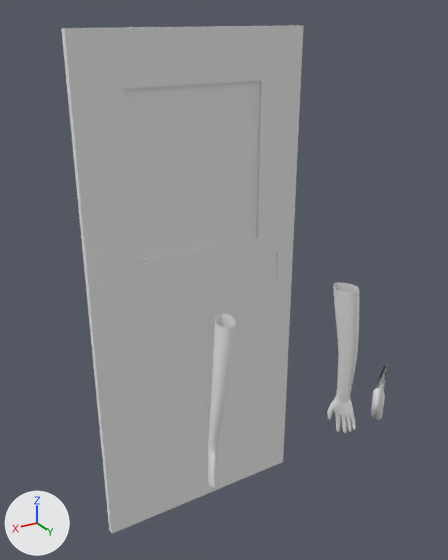
The Blender file Assets/Models/player.blend, before and after one commit.
The view is the same before and after, from a 50 mm lens placed at (1.08, 1.46, 2.04), pointed at (0.01, -0.31, 1.16). Every picture has the same lights, and +X, +Y and +Z are marked at lower left.

The older version as bpy lines, for what is in view:
```python
me_plane = bpy.data.meshes.new('Plane')
me_plane.from_pydata(...)  # 2778 vertices, 2754 faces; spans x -0.301..0.301, y 0.011..0.111, z 0.609..1.215
me_plane.polygons.foreach_set('use_smooth', [True] * 2754)
me_plane.materials.append(None)
me_plane_003 = bpy.data.meshes.new('Plane.003')
me_plane_003.from_pydata(...)  # 40 vertices, 32 faces; spans x -0.04..0.0, y 0.0..0.9, z 0.0..2.0
# faces by material slot: [12, 18, 2]
me_plane_003.materials.append(mat_door_wood)  # white #e7e7e7
me_plane_003.materials.append(mat_door_met)  # white #e7e7e7
me_plane_003.materials.append(mat_door_glass)  # white #e7e7e7
ob_plane = bpy.data.objects.new('Plane', me_plane)
ob_plane.location = (0.0, 0.0, 0.0)
ob_plane_004 = bpy.data.objects.new('Plane.004', me_plane_003)
ob_plane_004.location = (0.45, -0.5, 0.0)
ob_plane_004.rotation_euler = (0.0, 0.0, 1.571)  # degrees (0, 0, 90)
```
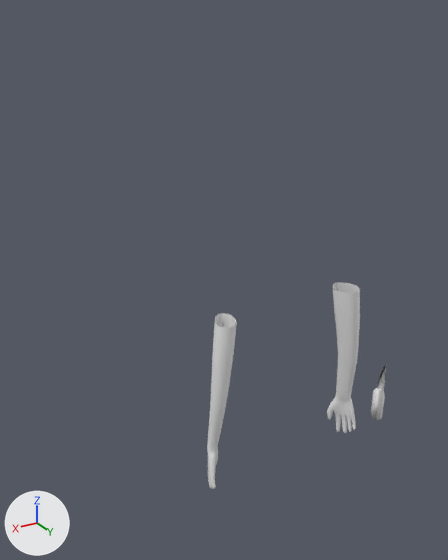
Location of each change, (x1, y1, x2, y2) in pixels of the pictures (448 x 560 px):
'Plane.004', hidden: before (61, 25, 303, 534)

Diff of the bpy script that builds the scene:
```diff
--- a/Assets/Models/player.blend.py
+++ b/Assets/Models/player.blend.py
@@ ob_plane_004 @@
 ob_plane_004 = bpy.data.objects.new('Plane.004', me_plane_003)
-ob_plane_004.location = (0.45, -0.5, 0.0)
-ob_plane_004.rotation_euler = (0.0, 0.0, 1.571)  # degrees (0, 0, 90)
+ob_plane_004.location = (0.0, 0.0, 0.0)
+ob_plane_004.hide_viewport = True
```
